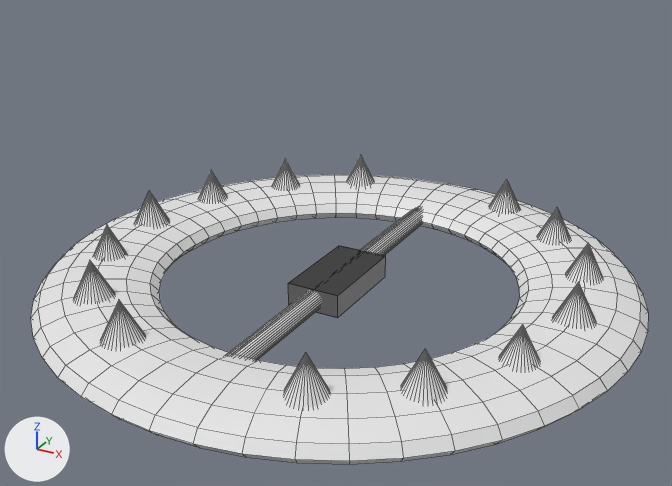
Renders of the Blender file Assets/Prefabs/Defense/BearTrap.blend from each side of a commit.
Before and after are seen from a 50 mm lens placed at (1.7, -3.12, 1.72), pointed at (0.04, -0.11, 0.22). Arrows for +X, +Y and +Z are at lower left; the lights stay in place. Mesh edges are drawn as thin lines.
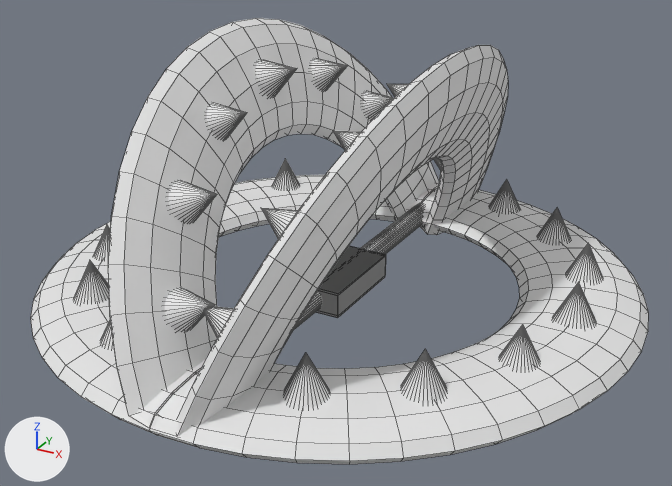
Edits to the scene script, one JSON object a line:
```json
{"op": "add", "block": "me_torus_001", "code": ["me_torus_001 = bpy.data.meshes.new('Torus.001')", "me_torus_001.from_pydata(...)  # 1122 vertices, 1084 faces; spans x -0.51..0.52, y -1.25..1.25, z -0.22..3.44"]}
{"op": "add", "block": "ob_torus_001", "code": ["ob_torus_001 = bpy.data.objects.new('Torus.001', me_torus_001)", "ob_torus_001.location = (0.0, 0.001, 0.0)", "ob_torus_001.scale = (1.0, 1.0, 0.3)"]}
```

Pixel boxes [x1, y1, x2, y2] of what changed, in the pictures (672 x 486 px):
```json
{"object": "Torus.001", "change": "added", "after": [108, 18, 508, 437]}
```
